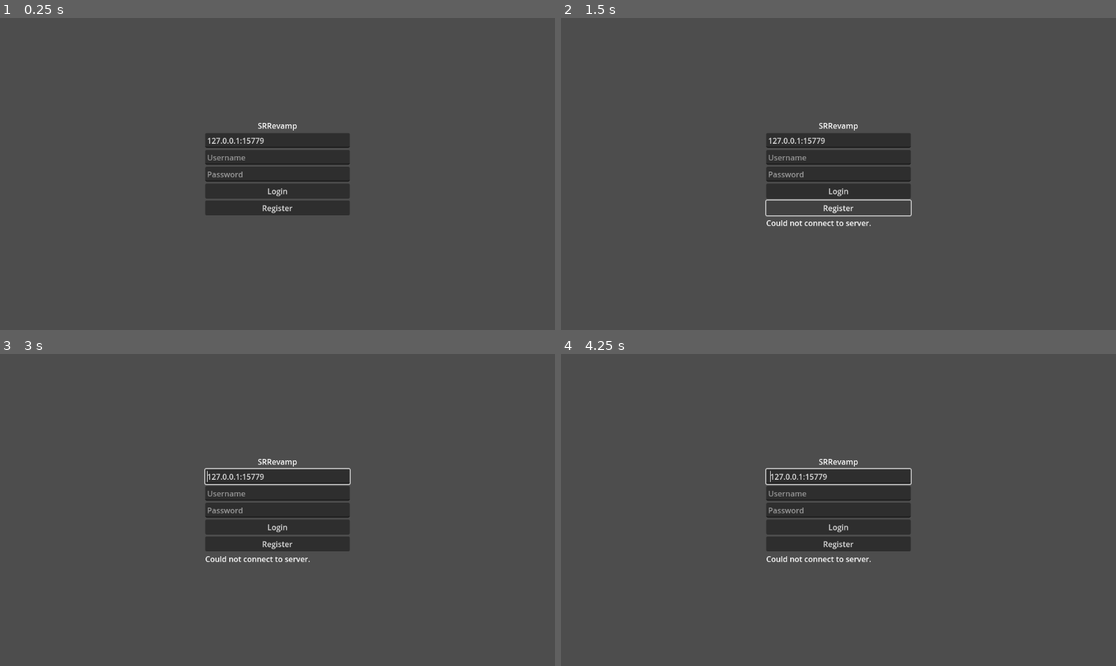
Above: before the commit, frames 1-4 (two rows, left to right).
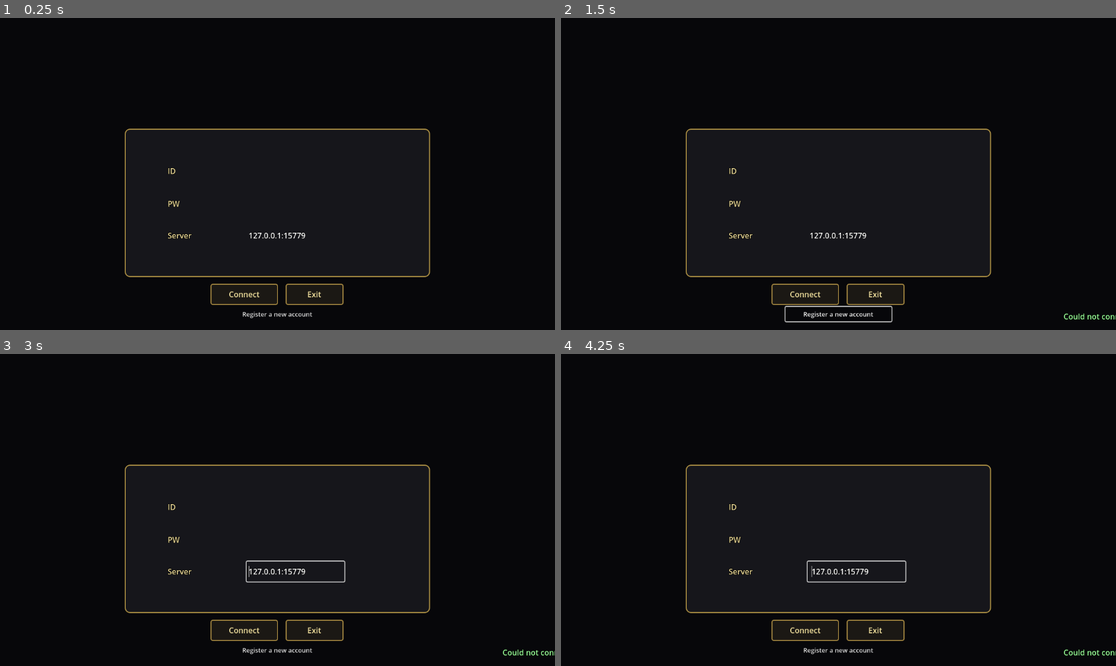
Above: after the commit, the same moments.

Repository: TheOpenSRO/OpenSRO
Game: Godot game, scene res://scenes/Boot.tscn
Two runs of this game, one before a commit and one after it. Both use one fixed random seed, a clock stepped at 60 frames per second and the inputs below.
Inputs (mouse positions are in pixels of both pictures, inside the frame that each line leads up to):
- Up to frame 1 (0.25 s): no input
- Up to frame 2 (1.5 s): click "Login" (after the commit: "Connect") at 0.5 s; click "Register" (after the commit: "Register a new account") at 1.25 s
- Up to frame 3 (3 s): click "Register" (after the commit: "Register a new account") at 2 s; tap Enter at 2.75 s; move the mouse to (399, 494) at 2.77 s; hold D (move_right) from 2.78 s (still down); hold Tab (toggle_panels) from 2.78 s (still down); click (399, 494) at 2.92 s
- Up to frame 4 (4.25 s): release D (move_right) at 3.5 s; release Tab (toggle_panels) at 3.5 s; tap Space at 3.5 s; drag from (727, 525) to (810, 572) at 3.52 s

The runs differ from the first frame. In frame 1, 94% of the frame differs, in the area x 0-100%, y 0-100%; in frame 2, 95%; in frame 3, 94%; in frame 4, 94%.

Commit message:
Rebuild the connect screen over its own login art
The front-end epic starts: the bare login form becomes the original's
connect screen. The real `login_window.ddj` frame is centred over the
`loading_login` backdrop, ID / PW / Server sit on the frame's own slots,
and gold Connect / Exit sit below -- all loaded at runtime from the
player's Media.pk2 through the same DdjReader / UiBuilder path the HUD
uses, nothing extracted into the repo. When no Media.pk2 is present the
screen falls back to a plain styled panel, so a dev run without game data
can still log in, and every NetClient login/register wiring is unchanged.

Only `resinfo\ifregionview.txt` is an authored front-end layout; the login
screen the retail client hardcodes, so these positions are ours, eyeballed
from the 288x140 art and tuned by rendering -- disclosed, not recovered.

qa_shot.sh gains --scene, to boot any scene (a front-end screen) instead
of the world under the same capture, with Media.pk2 still available.

Plan in docs/FRONTEND.md, running list in docs/FRONTEND_CHECKLIST.md, and
the art paths in WORLD_ISSUES round 150.

Co-Authored-By: Claude Opus 4.8 <noreply@anthropic.com>
Claude-Session: https://claude.ai/code/session_01Gs133DKHLYhJYBGF9FG9Ep

Diff:
--- a/client/scenes/Login.tscn
+++ b/client/scenes/Login.tscn
@@ -10,49 +10,3 @@
 grow_horizontal = 2
 grow_vertical = 2
 script = ExtResource("1")
-
-[node name="VBoxContainer" type="VBoxContainer" parent="."]
-layout_mode = 1
-anchors_preset = 8
-anchor_left = 0.5
-anchor_top = 0.5
-anchor_right = 0.5
-anchor_bottom = 0.5
-offset_left = -150.0
-offset_top = -90.0
-offset_right = 150.0
-offset_bottom = 90.0
-grow_horizontal = 2
-grow_vertical = 2
-
-[node name="TitleLabel" type="Label" parent="VBoxContainer"]
-layout_mode = 2
-text = "SRRevamp"
-horizontal_alignment = 1
-
-[node name="ServerAddressEdit" type="LineEdit" parent="VBoxContainer"]
-layout_mode = 2
-text = "127.0.0.1:15779"
-placeholder_text = "Server IP[:port]"
-
-[node name="UsernameEdit" type="LineEdit" parent="VBoxContainer"]
-layout_mode = 2
-placeholder_text = "Username"
-
-[node name="PasswordEdit" type="LineEdit" parent="VBoxContainer"]
-layout_mode = 2
-placeholder_text = "Password"
-secret = true
-
-[node name="LoginButton" type="Button" parent="VBoxContainer"]
-layout_mode = 2
-text = "Login"
-
-[node name="RegisterButton" type="Button" parent="VBoxContainer"]
-layout_mode = 2
-text = "Register"
-
-[node name="StatusLabel" type="Label" parent="VBoxContainer"]
-layout_mode = 2
-text = ""
-autowrap_mode = 2
--- a/client/scripts/Login.gd
+++ b/client/scripts/Login.gd
@@ -1,42 +1,242 @@
 extends Control
 
-## Login screen: connects to the Go server and sends OpLogin/OpRegister via
-## the NetClient autoload, then moves to character select on success.
+## Connect / login screen. Connects to the Go server and sends OpLogin /
+## OpRegister via the NetClient autoload, then moves to character select on
+## success.
 ##
-## Server address is now user-entered (server_address_edit), not a fixed
-## constant -- added 2026-08-26 so a friend on the same local network can
-## type in the host's real LAN IP (e.g. "192.168.1.23:15779") instead of
-## only ever being able to reach a server on the same machine. Defaults to
-## "127.0.0.1:15779" (localhost, the same fixed value this project always
-## used before) so existing single-machine setups keep working unchanged.
+## The look is the original's: the authored `login_window.ddj` frame over a
+## Silkroad backdrop, with ID / PW / Server fields laid on the frame's own
+## slots and Connect / Exit below it. That art is loaded at runtime from the
+## player's own Media.pk2 (never shipped) exactly the way the HUD loads its
+## windows -- through UiBuilder.load_texture. When no Media.pk2 is present
+## (a dev run without game data) the screen falls back to a plain styled
+## panel, so logging in always works.
+##
+## The layout constants here are OURS, eyeballed against the real frame art
+## (288x140), not recovered values -- the retail client hardcodes this
+## screen in C++ with no layout file. See docs/FRONTEND.md.
+##
+## Server address is user-entered so a friend on the same LAN can point at
+## the host's real IP (e.g. "192.168.1.23:15779"); it defaults to
+## 127.0.0.1:15779 and is remembered (ClientSettings) between runs. The
+## password never is.
+
+const DdjReader = preload("res://scripts/ddj/ddj_reader.gd")
 
 const DEFAULT_SERVER_PORT := 15779
 
-@onready var server_address_edit: LineEdit = $VBoxContainer/ServerAddressEdit
-@onready var username_edit: LineEdit = $VBoxContainer/UsernameEdit
-@onready var password_edit: LineEdit = $VBoxContainer/PasswordEdit
-@onready var login_button: Button = $VBoxContainer/LoginButton
-@onready var register_button: Button = $VBoxContainer/RegisterButton
-@onready var status_label: Label = $VBoxContainer/StatusLabel
+# Art in the player's own Media.pk2.
+const FRAME_DDJ := "interface\\outer\\login_window.ddj"
+const BACKDROP_DDJ := "interface\\loading\\loading_login_01_2011.ddj"
+
+# The frame's native size and, as fractions of it, where its three input
+# slots and their labels sit. Eyeballed from the real 288x140 art -- a
+# disclosed design choice, tuned by rendering, not a measured constant.
+const FRAME_NATIVE := Vector2(288.0, 140.0)
+const FRAME_SCALE := 2.2
+# [label_x, field_x, field_right, centre_y] as fractions of the frame.
+const SLOT_ID := [0.14, 0.40, 0.86, 0.285]
+const SLOT_PW := [0.14, 0.40, 0.86, 0.505]
+const SLOT_SERVER := [0.14, 0.40, 0.72, 0.720]
+const SLOT_HEIGHT_FRAC := 0.135
+
+var server_address_edit: LineEdit
+var username_edit: LineEdit
+var password_edit: LineEdit
+var login_button: Button
+var register_button: Button
+var status_label: Label
 
 var _pending_action := "" # "login" or "register", sent once connected
 
 func _ready() -> void:
-	login_button.pressed.connect(_on_login_pressed)
-	register_button.pressed.connect(_on_register_pressed)
+	_build_ui()
 	NetClient.connected.connect(_on_connected)
 	NetClient.connection_failed.connect(_on_connection_failed)
 	NetClient.login_result.connect(_on_login_result)
 	NetClient.register_result.connect(_on_register_result)
-	# The server that last answered, and the account name, come back from
-	# the previous run (ClientSettings) so a tester on someone else's server
-	# is not retyping "host:port" every launch. The password never does.
+	# The server that last answered and the account name come back from the
+	# previous run so a tester is not retyping host:port every launch.
 	var remembered_address := ClientSettings.server_address()
-	if remembered_address != "":
-		server_address_edit.text = remembered_address
+	server_address_edit.text = remembered_address if remembered_address != "" else "127.0.0.1:%d" % DEFAULT_SERVER_PORT
 	var remembered_username := ClientSettings.username()
 	if remembered_username != "":
 		username_edit.text = remembered_username
+	# Enter submits from any field.
+	for field in [username_edit, password_edit, server_address_edit]:
+		field.text_submitted.connect(func(_t): _on_login_pressed())
+
+# --- Building the screen ---------------------------------------------------
+
+func _build_ui() -> void:
+	# A dark ground under everything, so a missing backdrop is black, not the
+	# host's theme.
+	var ground := ColorRect.new()
+	ground.color = Color(0.03, 0.03, 0.04)
+	ground.set_anchors_and_offsets_preset(Control.PRESET_FULL_RECT)
+	add_child(ground)
+
+	var media := _open_media()
+	var backdrop_tex := _load_ddj(media, BACKDROP_DDJ)
+	if backdrop_tex != null:
+		var bg := TextureRect.new()
+		bg.texture = backdrop_tex
+		bg.expand_mode = TextureRect.EXPAND_IGNORE_SIZE
+		bg.stretch_mode = TextureRect.STRETCH_KEEP_ASPECT_COVERED
+		bg.set_anchors_and_offsets_preset(Control.PRESET_FULL_RECT)
+		bg.mouse_filter = Control.MOUSE_FILTER_IGNORE
+		add_child(bg)
+
+	# The login panel, centred a little below the middle so the backdrop art
+	# reads above it.
+	var panel_size := FRAME_NATIVE * FRAME_SCALE
+	var panel := Control.new()
+	panel.custom_minimum_size = panel_size
+	panel.size = panel_size
+	panel.set_anchors_preset(Control.PRESET_CENTER)
+	panel.position = Vector2(-panel_size.x * 0.5, -panel_size.y * 0.5 + 60.0)
+	add_child(panel)
+
+	var frame_tex := _load_ddj(media, FRAME_DDJ)
+	if frame_tex != null:
+		var frame := TextureRect.new()
+		frame.texture = frame_tex
+		frame.expand_mode = TextureRect.EXPAND_IGNORE_SIZE
+		frame.stretch_mode = TextureRect.STRETCH_SCALE
+		frame.set_anchors_and_offsets_preset(Control.PRESET_FULL_RECT)
+		frame.mouse_filter = Control.MOUSE_FILTER_IGNORE
+		panel.add_child(frame)
+	else:
+		# No art: a plain rounded panel so the fields still have a home.
+		var plate := _plate()
+		plate.set_anchors_and_offsets_preset(Control.PRESET_FULL_RECT)
+		panel.add_child(plate)
+
+	server_address_edit = _slot_field(panel, panel_size, SLOT_SERVER, "Server", "127.0.0.1:15779", false)
+	username_edit = _slot_field(panel, panel_size, SLOT_ID, "ID", "", false)
+	password_edit = _slot_field(panel, panel_size, SLOT_PW, "PW", "", true)
+
+	# Connect / Exit under the panel.
+	var buttons := HBoxContainer.new()
+	buttons.add_theme_constant_override("separation", 16)
+	buttons.alignment = BoxContainer.ALIGNMENT_CENTER
+	buttons.position = Vector2(0.0, panel_size.y + 14.0)
+	buttons.size = Vector2(panel_size.x, 44.0)
+	panel.add_child(buttons)
+
+	login_button = _text_button("Connect", Vector2(140.0, 40.0))
+	login_button.pressed.connect(_on_login_pressed)
+	buttons.add_child(login_button)
+
+	var exit_button := _text_button("Exit", Vector2(120.0, 40.0))
+	exit_button.pressed.connect(func(): get_tree().quit())
+	buttons.add_child(exit_button)
+
+	# Register kept as a small link under the buttons -- the original has a
+	# separate flow, but a tester needs to make an account first.
+	register_button = _text_button("Register a new account", Vector2(220.0, 30.0))
+	register_button.flat = true
+	register_button.add_theme_font_size_override("font_size", 13)
+	register_button.position = Vector2(panel_size.x * 0.5 - 110.0, panel_size.y + 62.0)
+	register_button.pressed.connect(_on_register_pressed)
+	panel.add_child(register_button)
+
+	status_label = Label.new()
+	status_label.horizontal_alignment = HORIZONTAL_ALIGNMENT_CENTER
+	status_label.autowrap_mode = TextServer.AUTOWRAP_WORD_SMART
+	status_label.add_theme_color_override("font_color", Color(0.6, 1.0, 0.6))
+	status_label.add_theme_color_override("font_outline_color", Color.BLACK)
+	status_label.add_theme_constant_override("outline_size", 4)
+	status_label.set_anchors_preset(Control.PRESET_BOTTOM_WIDE)
+	status_label.position = Vector2(0.0, -40.0)
+	status_label.size = Vector2(get_viewport_rect().size.x, 30.0)
+	add_child(status_label)
+
+## One labelled input laid over a frame slot. `slot` is
+## [label_x, field_x, field_right, centre_y] in frame fractions.
+func _slot_field(panel: Control, panel_size: Vector2, slot: Array, label_text: String, default_text: String, secret: bool) -> LineEdit:
+	var h := panel_size.y * SLOT_HEIGHT_FRAC
+	var cy: float = panel_size.y * slot[3]
+
+	var label := Label.new()
+	label.text = label_text
+	label.vertical_alignment = VERTICAL_ALIGNMENT_CENTER
+	label.add_theme_color_override("font_color", Color(0.93, 0.86, 0.6))
+	label.add_theme_color_override("font_outline_color", Color.BLACK)
+	label.add_theme_constant_override("outline_size", 4)
+	label.position = Vector2(panel_size.x * slot[0], cy - h * 0.5)
+	label.size = Vector2(panel_size.x * (slot[1] - slot[0]) - 4.0, h)
+	panel.add_child(label)
+
+	var field := LineEdit.new()
+	field.text = default_text
+	field.secret = secret
+	field.flat = true # sit on the frame's own dark slot
+	field.add_theme_color_override("font_color", Color(1, 1, 1))
+	field.add_theme_color_override("font_outline_color", Color.BLACK)
+	field.add_theme_constant_override("outline_size", 3)
+	field.position = Vector2(panel_size.x * slot[1], cy - h * 0.5)
+	field.size = Vector2(panel_size.x * (slot[2] - slot[1]), h)
+	panel.add_child(field)
+	return field
+
+func _plate() -> Control:
+	var style := StyleBoxFlat.new()
+	style.bg_color = Color(0.09, 0.09, 0.11, 0.96)
+	style.border_color = Color(0.72, 0.6, 0.28)
+	style.set_border_width_all(2)
+	style.set_corner_radius_all(10)
+	var p := PanelContainer.new()
+	p.add_theme_stylebox_override("panel", style)
+	return p
+
+func _text_button(text: String, min_size: Vector2) -> Button:
+	var b := Button.new()
+	b.text = text
+	b.custom_minimum_size = min_size
+	# Dark plate with a gold edge, to sit with the frame rather than as a
+	# grey system button. A disclosed style choice, not recovered art.
+	if not text.begins_with("Register"):
+		b.add_theme_stylebox_override("normal", _button_style(Color(0.11, 0.10, 0.08, 0.95), Color(0.66, 0.54, 0.26)))
+		b.add_theme_stylebox_override("hover", _button_style(Color(0.17, 0.15, 0.10, 0.98), Color(0.85, 0.70, 0.34)))
+		b.add_theme_stylebox_override("pressed", _button_style(Color(0.08, 0.07, 0.05, 1.0), Color(0.85, 0.70, 0.34)))
+		b.add_theme_stylebox_override("focus", _button_style(Color(0.11, 0.10, 0.08, 0.95), Color(0.85, 0.70, 0.34)))
+		b.add_theme_color_override("font_color", Color(0.95, 0.88, 0.62))
+		b.add_theme_color_override("font_hover_color", Color(1.0, 0.95, 0.72))
+	return b
+
+func _button_style(bg: Color, border: Color) -> StyleBoxFlat:
+	var s := StyleBoxFlat.new()
+	s.bg_color = bg
+	s.border_color = border
+	s.set_border_width_all(2)
+	s.set_corner_radius_all(4)
+	s.content_margin_left = 10
+	s.content_margin_right = 10
+	s.content_margin_top = 6
+	s.content_margin_bottom = 6
+	return s
+
+# --- Media.pk2 access ------------------------------------------------------
+
+func _open_media() -> Pk2Reader:
+	var path := Pk2Config.media_path()
+	if path == "":
+		return null
+	return Pk2Reader.open(path)
+
+func _load_ddj(media: Pk2Reader, ddj_path: String) -> Texture2D:
+	if media == null:
+		return null
+	var entry := ObjectLoader.find_file(media, ddj_path)
+	if entry == null:
+		return null
+	var parsed := DdjReader.parse(media.read_file(entry))
+	if parsed == null:
+		return null
+	return DdjReader.to_texture(parsed)
+
+# --- Net flow (unchanged behaviour) ----------------------------------------
 
 func _on_login_pressed() -> void:
 	_pending_action = "login"
@@ -57,10 +257,8 @@
 	status_label.text = "Connecting..."
 	NetClient.connect_to_server(address["host"], address["port"])
 
-## Parses a user-entered "host" or "host:port" string into {"host", "port"}
-## (port defaults to DEFAULT_SERVER_PORT if not given). Returns {} for an
-## empty host or a non-numeric port, so the caller can show a real error
-## instead of silently trying to connect somewhere wrong.
+## Parses "host" or "host:port" into {"host", "port"} (port defaults to
+## DEFAULT_SERVER_PORT). Returns {} for an empty host or a non-numeric port.
 func _parse_server_address(text: String) -> Dictionary:
 	text = text.strip_edges()
 	if text.is_empty():
@@ -79,8 +277,6 @@
 	return {"host": host, "port": port}
 
 func _on_connected() -> void:
-	# Remembered only once the server has actually answered, so a typo is
-	# not what greets the next launch.
 	ClientSettings.set_value(ClientSettings.SECTION_SERVER, ClientSettings.KEY_ADDRESS, server_address_edit.text.strip_edges())
 	ClientSettings.set_value(ClientSettings.SECTION_SERVER, ClientSettings.KEY_USERNAME, username_edit.text)
 	_send_pending_action()
@@ -110,6 +306,6 @@
 
 func _on_register_result(ok: bool, reason: String) -> void:
 	if ok:
-		status_label.text = "Registered — you can log in now."
+		status_label.text = "Registered - you can log in now."
 	else:
 		status_label.text = "Registration failed: %s" % reason
Not shown, changed: client/tools/qa_shot.sh
Not shown, added: docs/FRONTEND.md
Not shown, added: docs/FRONTEND_CHECKLIST.md
Not shown, changed: docs/WORLD_ISSUES.md
